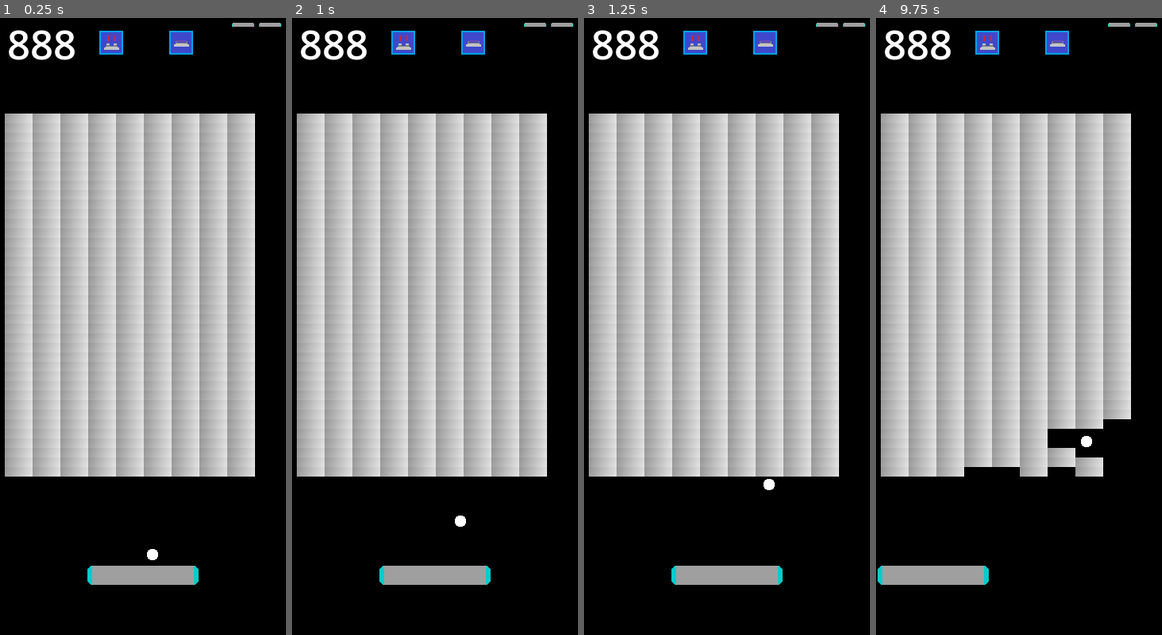
Above: before the commit, frames 1-4 (left to right).
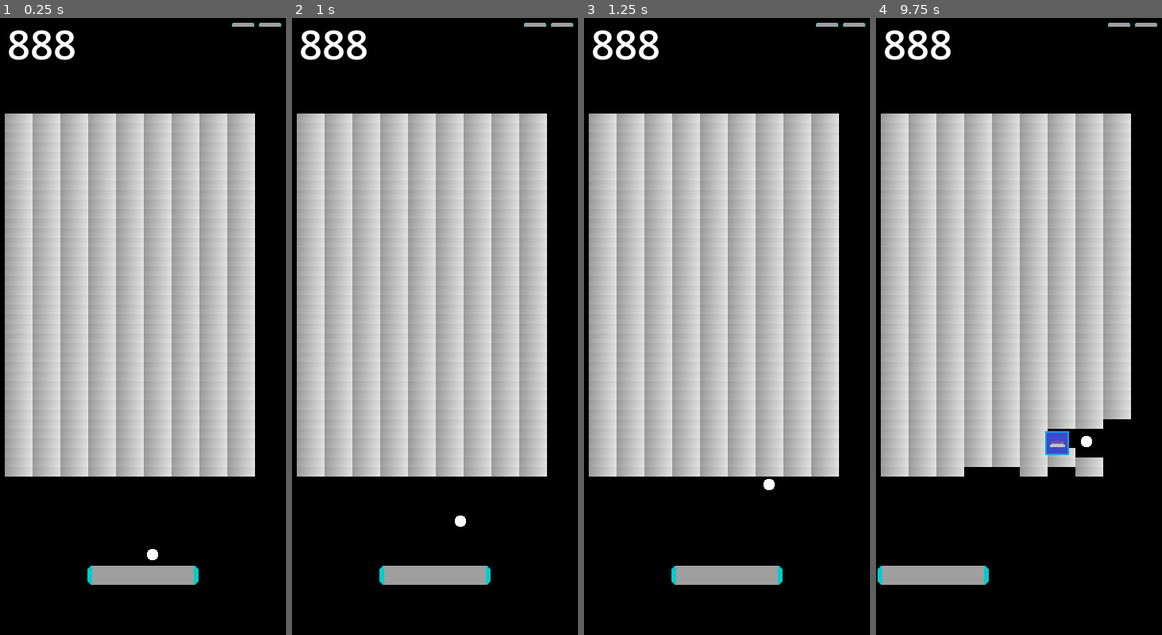
Above: after the commit, the same moments.

Repository: yuval9500/DeExBall
Game: Godot game, scene res://Scenes/Levels/level.tscn
Same seed, same stepped clock (60 frames per second), same inputs: the game is played once before the commit and once after it.
Inputs (mouse positions are in pixels of both pictures, inside the frame that each line leads up to):
- Up to frame 1 (0.25 s): no input
- Up to frame 2 (1 s): tap Enter at 0.5 s; move the mouse to (420, 462) at 0.52 s; click (420, 462) at 0.67 s
- Up to frame 3 (1.25 s): no input
- Up to frame 4 (9.75 s): drag from (1104, 431) to (1004, 462) at 1.27 s; move the mouse to (933, 240) at 2.02 s; click (933, 240) at 2.17 s; tap Space at 2.75, 9.5 s; drag from (1033, 338) to (933, 240) at 2.77 s; move the mouse to (976, 178) at 3.52 s; click (976, 178) at 3.67 s; drag from (1081, 301) to (976, 178) at 4.27 s; move the mouse to (961, 369) at 5.02 s; click (961, 369) at 5.17 s; drag from (1047, 196) to (961, 369) at 5.77 s; move the mouse to (1004, 462) at 6.52 s; click (1004, 462) at 6.67 s; drag from (1104, 431) to (1004, 462) at 7.27 s; tap Enter at 8 s; move the mouse to (933, 240) at 8.02 s; click (933, 240) at 8.17 s; drag from (1033, 338) to (933, 240) at 8.77 s; move the mouse to (976, 178) at 9.52 s; click (976, 178) at 9.67 s

The runs differ from the first frame. In frame 1, 0.6% of the frame differs, in the area x 34-68%, y 2-6%; in frame 2, 0.6%; in frame 3, 0.6%; in frame 4, 1.0%, in the area x 34-68%, y 2-71%.

Commit message:
items drop from blocks

Diff:
--- a/Scenes/Blocks/block.gd
+++ b/Scenes/Blocks/block.gd
@@ -1,8 +1,5 @@
 extends StaticBody2D
 class_name BaseBlock
 
-signal block_popped(position: Vector2)
-
 func hit():
-	block_popped.emit()
 	queue_free()
--- a/Scenes/Levels/level.gd
+++ b/Scenes/Levels/level.gd
@@ -4,7 +4,8 @@
 var laser_item_scene: PackedScene = preload("res://Scenes/Items/laser_item.tscn")
 var magnet_item_scene: PackedScene = preload("res://Scenes/Items/magnet_item.tscn")
 
-#var item_scenes: [PackedScene] = [preload("res://Scenes/Items/laser_item.tscn")]
+var item_scenes: Array[PackedScene] = [preload("res://Scenes/Items/laser_item.tscn"),
+										preload("res://Scenes/Items/magnet_item.tscn")]
 
 var ball_collision_level = 2
 
@@ -60,18 +61,6 @@
 	is_player_magnet = true
 
 
-func _on_spawn_laser_item_pressed():
-	var laser_item = laser_item_scene.instantiate()
-	laser_item.global_position = Vector2(140, 170)
-	add_child(laser_item)
-
-
-func _on_spawn_magnet_item_pressed():
-	var magnet_item = magnet_item_scene.instantiate()
-	magnet_item.global_position = Vector2(230, 170)
-	add_child(magnet_item)
-
-
 func _on_game_over_zone_body_entered(body):
 	if (body.collision_layer == ball_collision_level):
 		$Ball.global_position = $Player.global_position + Vector2(1, -20)
@@ -81,4 +70,14 @@
 
 
 func _on_brick_tilemap_child_exiting_tree(node):
-	pass # Replace with function body.
+	if(randi() % 100 < 10):
+		var item: BaseItem = pick_item()
+		item.position = node.position
+		$Items.add_child(item)
+
+func pick_item() -> BaseItem:
+	#TODO: make it use precentages for each item
+	var random = randi() % 100
+	if(random < 50):
+		return item_scenes[0].instantiate()
+	return item_scenes[1].instantiate()
--- a/Scenes/Levels/level.tscn
+++ b/Scenes/Levels/level.tscn
@@ -1,13 +1,11 @@
-[gd_scene load_steps=15 format=3 uid="uid://bwh3bvqd6idbr"]
+[gd_scene load_steps=13 format=3 uid="uid://bwh3bvqd6idbr"]
 
 [ext_resource type="Script" path="res://Scenes/Levels/level.gd" id="1_f141i"]
 [ext_resource type="Texture2D" uid="uid://2x0gydhkjilw" path="res://Sprites/UI/Background.png" id="1_rrpw8"]
 [ext_resource type="PackedScene" uid="uid://j501bbp4p3ss" path="res://Scenes/Blocks/block.tscn" id="3_35t3d"]
 [ext_resource type="PackedScene" uid="uid://crrgmxhsx4xxj" path="res://Scenes/Player/player.tscn" id="3_diqya"]
 [ext_resource type="Texture2D" uid="uid://ihc8r0pl338g" path="res://Sprites/Player/Player.png" id="3_xct2j"]
-[ext_resource type="Texture2D" uid="uid://cocvv0b3ntifq" path="res://Sprites/Items/Laser.png" id="7_0aly6"]
 [ext_resource type="PackedScene" uid="uid://c22s8buq55iyt" path="res://Scenes/Ball/ball.tscn" id="7_36tih"]
-[ext_resource type="Texture2D" uid="uid://14ei2quonylq" path="res://Sprites/Items/Magnet.png" id="8_mos06"]
 
 [sub_resource type="RectangleShape2D" id="RectangleShape2D_cencu"]
 size = Vector2(20, 800)
@@ -81,14 +79,6 @@
 text = "888"
 label_settings = SubResource("LabelSettings_lmc72")
 
-[node name="SpawnLaserItem" type="TouchScreenButton" parent="PsudoUI"]
-position = Vector2(125.389, 16.2191)
-texture_normal = ExtResource("7_0aly6")
-
-[node name="SpawnMagnetItem" type="TouchScreenButton" parent="PsudoUI"]
-position = Vector2(213, 16)
-texture_normal = ExtResource("8_mos06")
-
 [node name="Projectiles" type="Node2D" parent="."]
 
 [node name="Brick Tilemap" type="TileMap" parent="."]
@@ -110,8 +100,6 @@
 position = Vector2(192, 674)
 
 [connection signal="body_entered" from="GameOverZone" to="." method="_on_game_over_zone_body_entered"]
-[connection signal="pressed" from="PsudoUI/SpawnLaserItem" to="." method="_on_spawn_laser_item_pressed"]
-[connection signal="pressed" from="PsudoUI/SpawnMagnetItem" to="." method="_on_spawn_magnet_item_pressed"]
 [connection signal="child_exiting_tree" from="Brick Tilemap" to="." method="_on_brick_tilemap_child_exiting_tree"]
 [connection signal="activate_magnet" from="Player" to="." method="_on_player_activate_magnet"]
 [connection signal="laser_fired" from="Player" to="." method="_on_player_laser_fired"]
